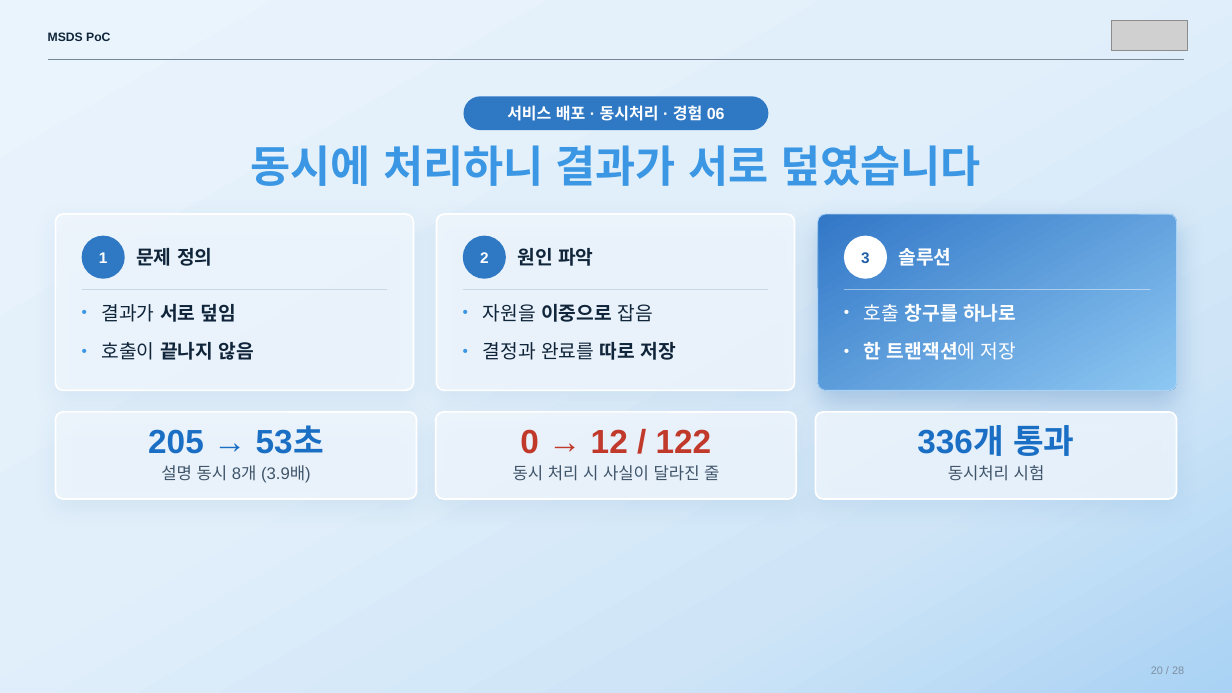
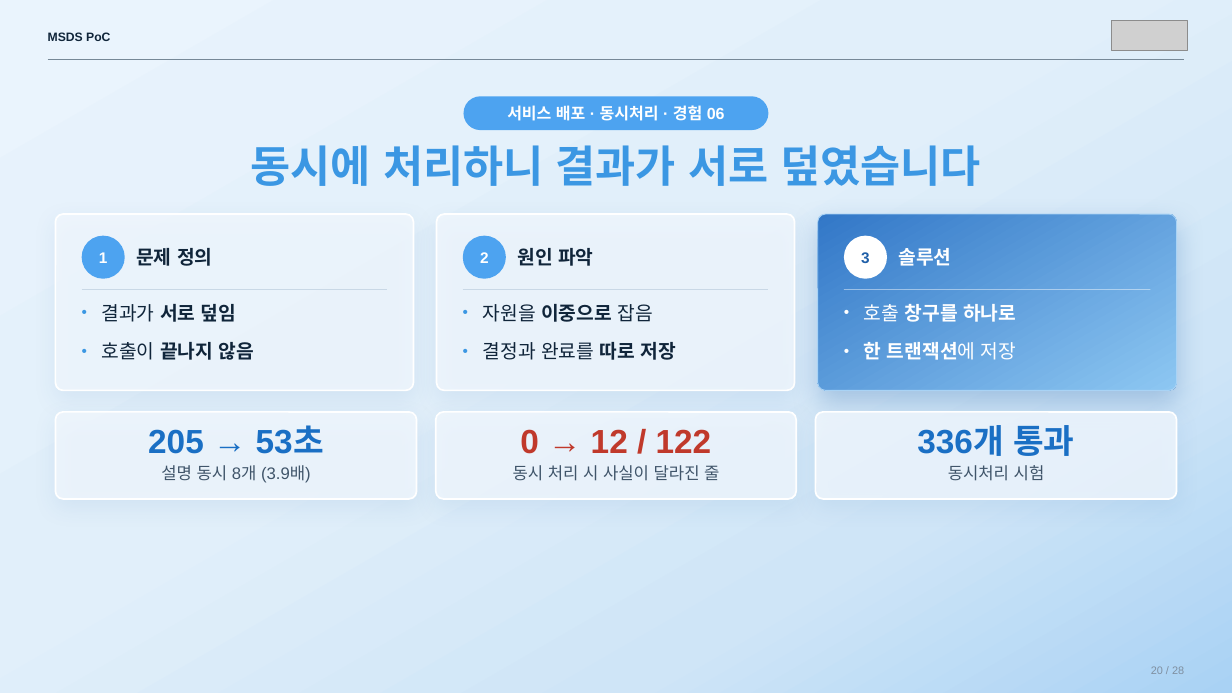
Before and after one commit to sunub/for-digital-divide, a slide deck: slide 20 of MSDS_PoC_flat.pptx. Drawn at 1232x693 pixels with LibreOffice and Linux fonts; fonts in the diff are those of the drawing; grey boxes stand for pictures. Boxes give left, top, right and bottom in pixels: in the first picture for what was removed or moved away, otherwise in the second. Text is boxed around its words. In the diff, an @@ line names an element or a change of style, - is before the commit and + after.

```diff
--- a/MSDS_PoC_flat.pptx
+++ b/MSDS_PoC_flat.pptx
@@ fill #2F78C4 to #4DA3F0 in 3 elements at (464, 96, 769, 130), (81, 236, 125, 279), (463, 236, 506, 279) @@
```
Also in this commit, not shown: 24 other slides changed.
